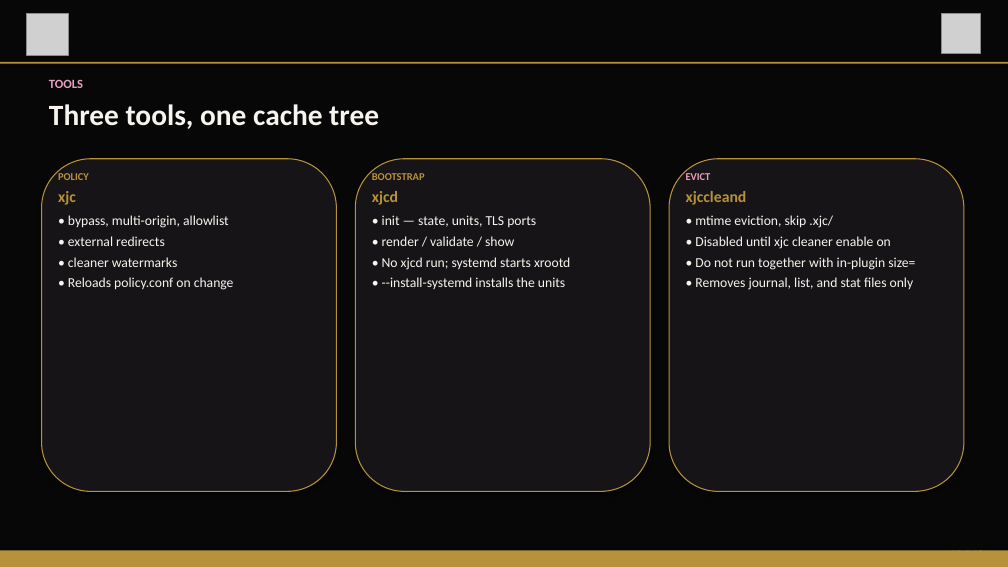
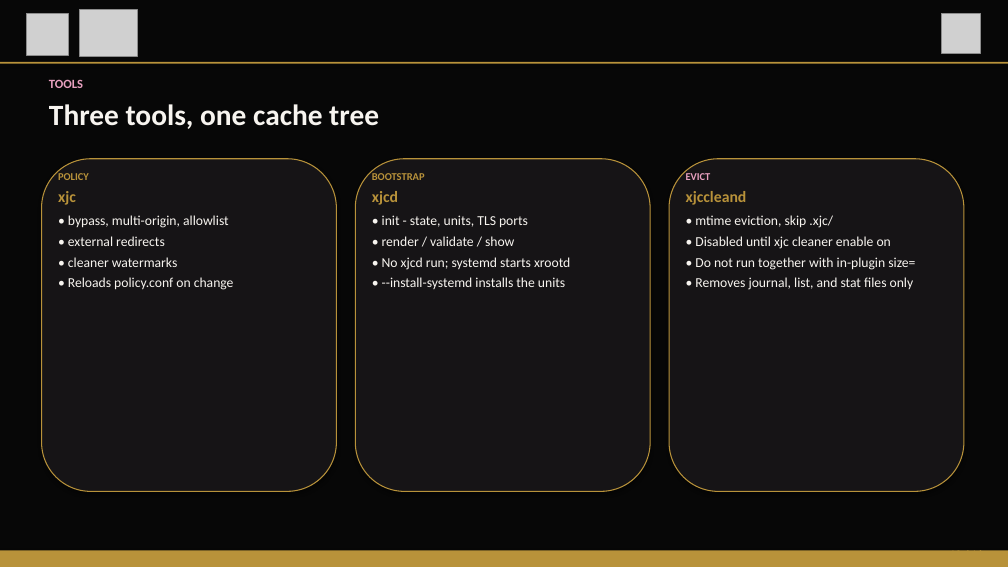
Before and after one commit to cern-eos/xrootd, a slide deck: slide 10 of docs/JournalCache-architecture-slides.pptx. Drawn at 1008x567 pixels with LibreOffice and Linux fonts; fonts in the diff are those of the drawing; grey boxes stand for pictures. Boxes give left, top, right and bottom in pixels: in the first picture for what was removed or moved away, otherwise in the second. Text is boxed around its words. In the diff, an @@ line names an element or a change of style, - is before the commit and + after.

```diff
--- a/docs/JournalCache-architecture-slides.pptx
+++ b/docs/JournalCache-architecture-slides.pptx
@@ picture added at (79, 9, 137, 56) @@
@@ text at (382, 215, 528, 228): text changed @@
-• init — state, units, TLS ports
+• init - state, units, TLS ports
```
Also in this commit, not shown: 15 other slides changed, 3 other files.
